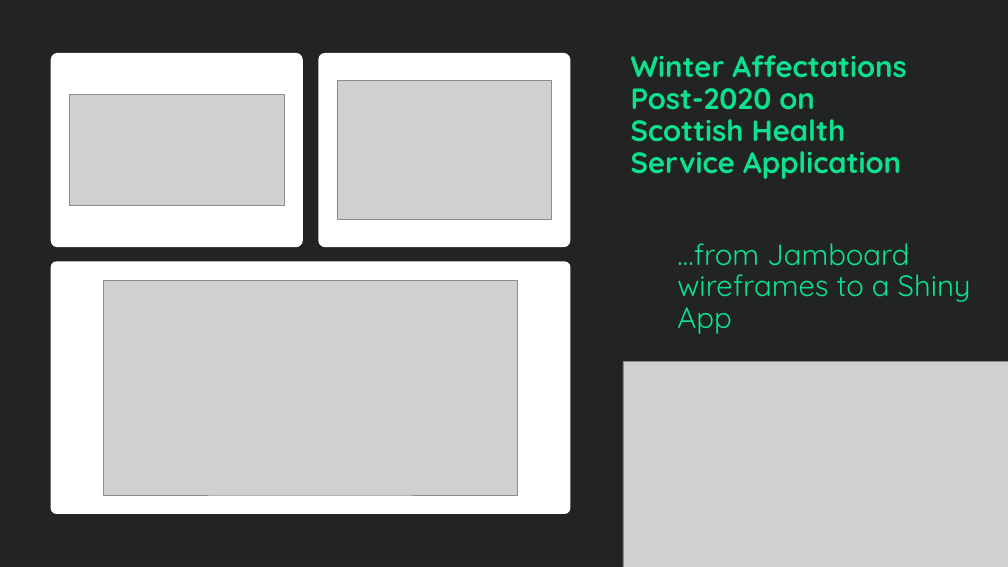
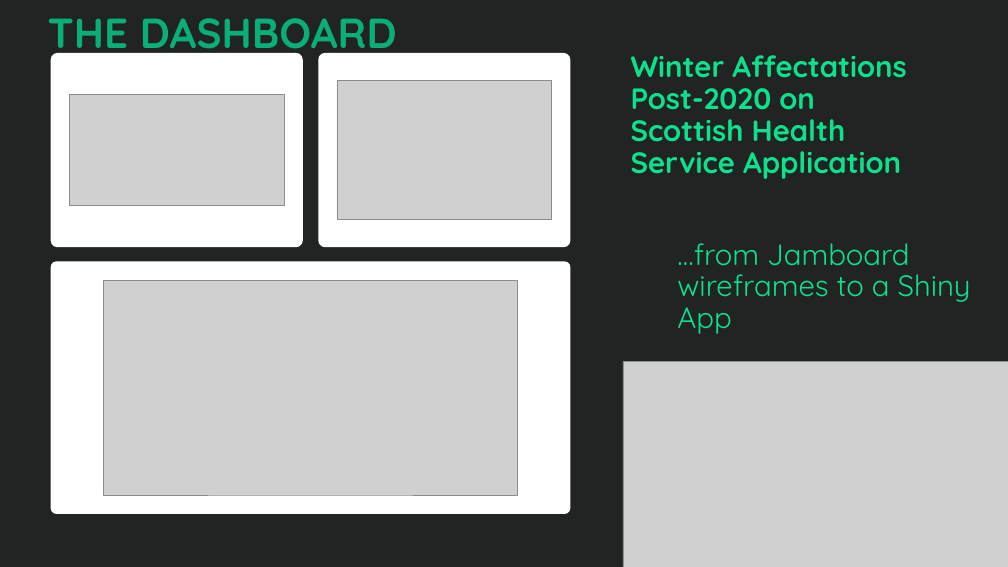
Before and after one commit to sean-m-cusick/WAP_SHS_APP, a slide deck: slide 10 of Presentation/PHS Rshiny Team Klas.pptx. Drawn at 1008x567 pixels with LibreOffice and Linux fonts; fonts in the diff are those of the drawing; grey boxes stand for pictures; background and template pictures are left out. Boxes give left, top, right and bottom in pixels: in the first picture for what was removed or moved away, otherwise in the second. Text is boxed around its words. In the diff, an @@ line names an element or a change of style, - is before the commit and + after.

Commit message:
wee update presentation

```diff
--- a/Presentation/PHS Rshiny Team Klas.pptx
+++ b/Presentation/PHS Rshiny Team Klas.pptx
@@ text added at [48,18,397,59], 40 pt, text #09AE79, bold @@
+THE DASHBOARD
```
Also in this commit, not shown: 1 other slide changed, 1 other file.
